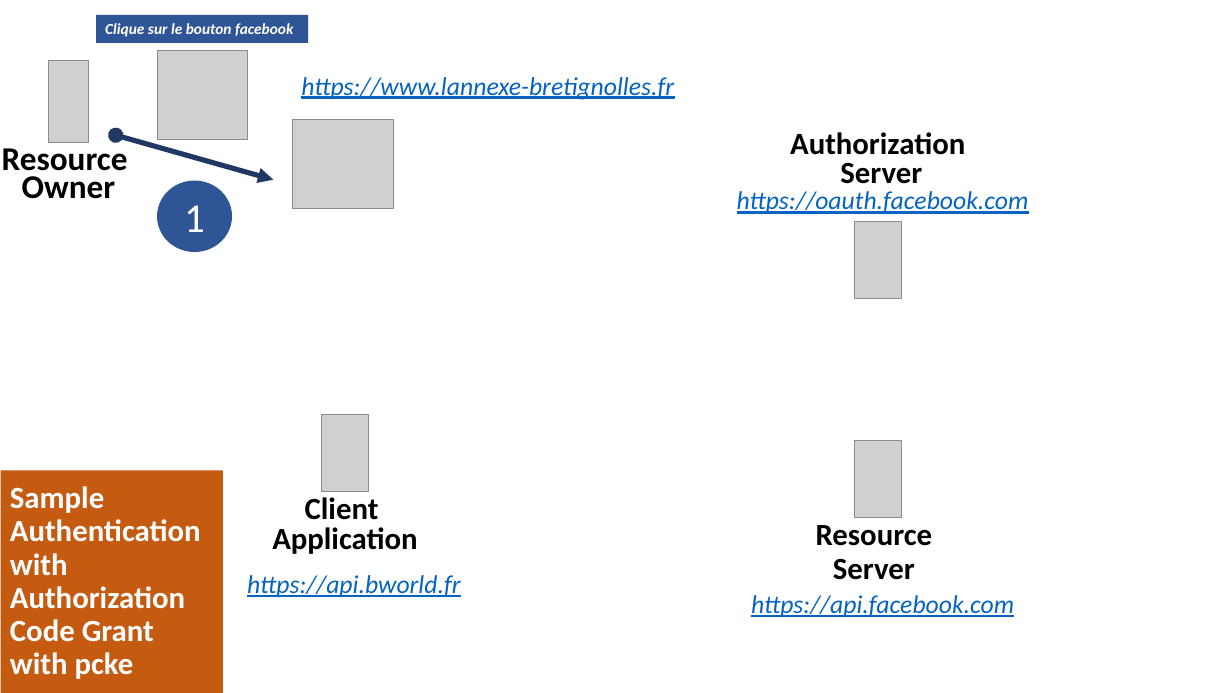
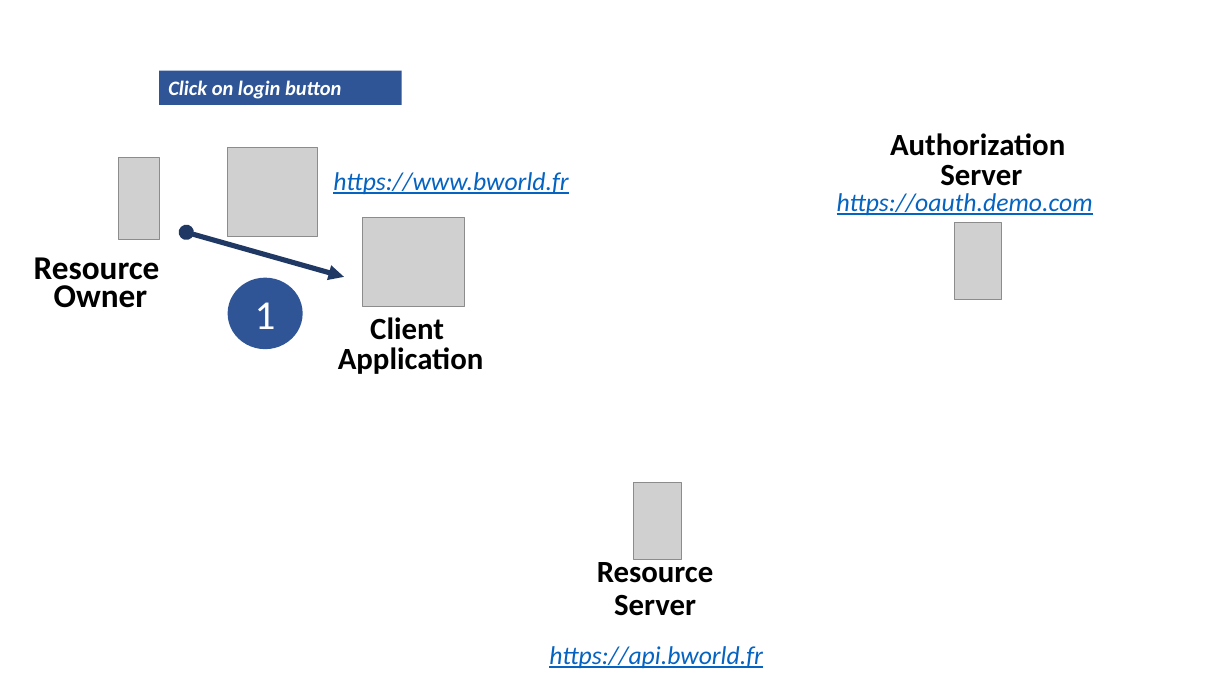
Before and after one commit to guillaume-chervet/course.rest, a slide deck: slide 39 of documentations/OIDC english.pptx (slide 37 before the commit). Drawn at 1232x693 pixels with LibreOffice and Linux fonts; fonts in the diff are those of the drawing; grey boxes stand for pictures. Boxes give left, top, right and bottom in pixels: in the first picture for what was removed or moved away, otherwise in the second. Text is boxed around its words. In the diff, an @@ line names an element or a change of style, - is before the commit and + after.

Commit message:
update

```diff
--- a/documentations/OIDC english.pptx
+++ b/documentations/OIDC english.pptx
@@ rectangle "Click on login button" resized from (x1=96, y1=15, x2=309, y2=43) to (x1=159, y1=70, x2=401, y2=104) @@
@@ text in rectangle at (x1=168, y1=80, x2=341, y2=99): text changed; size 12 to 16 pt @@
-Clique sur le bouton facebook
+Click on login button
@@ text "Authorization Server" rewrapped from (x1=790, y1=132, x2=965, y2=192) to (x1=890, y1=133, x2=1065, y2=186) @@
@@ picture moved from (x1=48, y1=60, x2=89, y2=142) to (x1=119, y1=158, x2=160, y2=240) @@
@@ text at (x1=333, y1=172, x2=568, y2=194): text changed @@
-https://www.lannexe-bretignolles.fr
+https://www.bworld.fr
@@ text at (x1=837, y1=193, x2=1093, y2=215): text changed @@
-https://oauth.facebook.com
+https://oauth.demo.com
@@ 2 pictures, 1 double arrow moved together from (x1=116, y1=50, x2=394, y2=209) to (x1=187, y1=147, x2=465, y2=306) @@
@@ picture moved from (x1=855, y1=222, x2=902, y2=299) to (x1=955, y1=223, x2=1002, y2=299) @@
@@ text "Resource Owner" rewrapped from (x1=2, y1=142, x2=128, y2=199) to (x1=34, y1=257, x2=160, y2=308) @@
@@ ellipse "1" moved from (x1=157, y1=180, x2=232, y2=251) to (x1=227, y1=278, x2=302, y2=349) @@
@@ text "Client Application" moved from (x1=272, y1=497, x2=417, y2=554) to (x1=338, y1=317, x2=483, y2=374) @@
@@ picture removed at (x1=855, y1=441, x2=902, y2=518) @@
@@ rectangle removed at (x1=1, y1=470, x2=224, y2=693) @@
-Sample Authentication with Authorization Code Grant
-with pcke
@@ picture moved from (x1=322, y1=415, x2=369, y2=492) to (x1=634, y1=483, x2=681, y2=560) @@
@@ text "Resource Server" rewrapped from (x1=816, y1=525, x2=933, y2=580) to (x1=597, y1=556, x2=714, y2=616) @@
@@ text removed at (x1=751, y1=595, x2=1014, y2=617) @@
-https://api.facebook.com
@@ text "https://api.bworld.fr" moved from (x1=247, y1=575, x2=461, y2=597) to (x1=549, y1=646, x2=763, y2=668) @@
```
Also in this commit, not shown: 7 other slides changed, 15 slides added, 4 slides removed.
